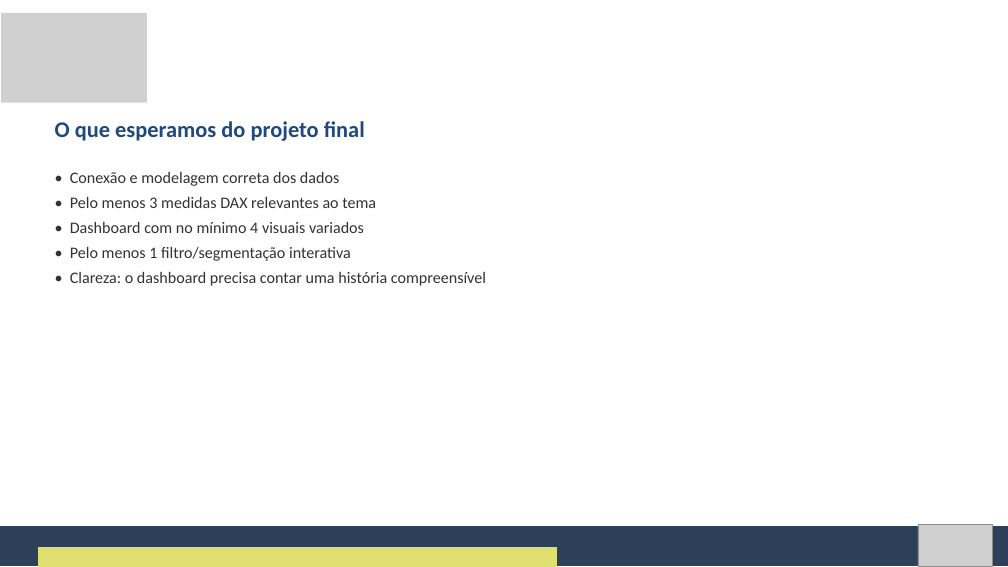
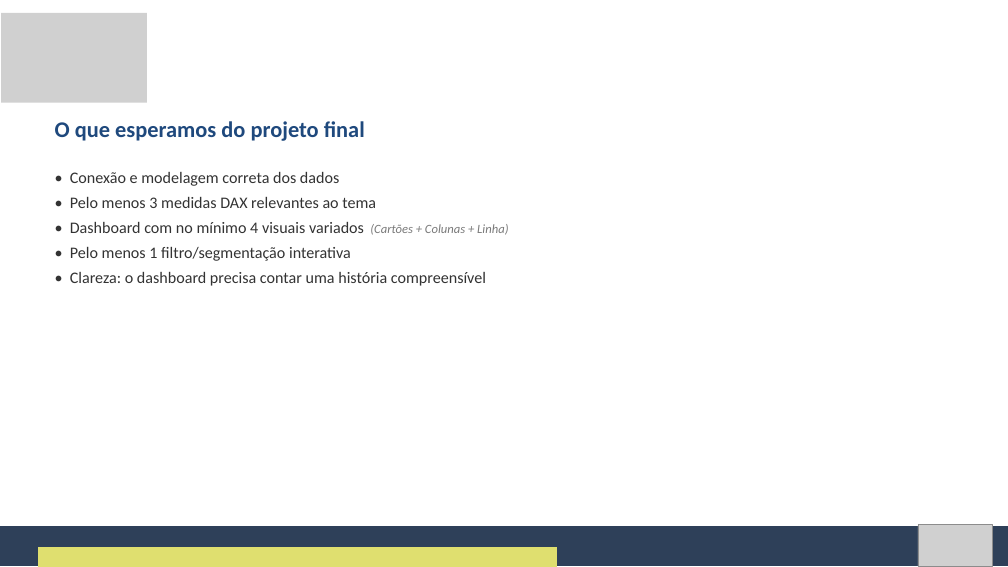
Before and after one commit to Natan20/Curso-PowerBI-Desktop-Material, a slide deck: slide 3 of Aula 14 - 07-10-2026/Aula 14 - Slides.pptx. Drawn at 1008x567 pixels with LibreOffice and Linux fonts; fonts in the diff are those of the drawing; grey boxes stand for pictures. Boxes give left, top, right and bottom in pixels: in the first picture for what was removed or moved away, otherwise in the second. Text is boxed around its words. In the diff, an @@ line names an element or a change of style, - is before the commit and + after.

```diff
--- a/Aula 14 - 07-10-2026/Aula 14 - Slides.pptx
+++ b/Aula 14 - 07-10-2026/Aula 14 - Slides.pptx
@@ text at (x1=70, y1=222, x2=508, y2=235): text changed @@
-• Dashboard com no mínimo 4 visuais variados
+• Dashboard com no mínimo 4 visuais variados (Cartões + Colunas + Linha)
```
Also in this commit, not shown: 16 other files.
